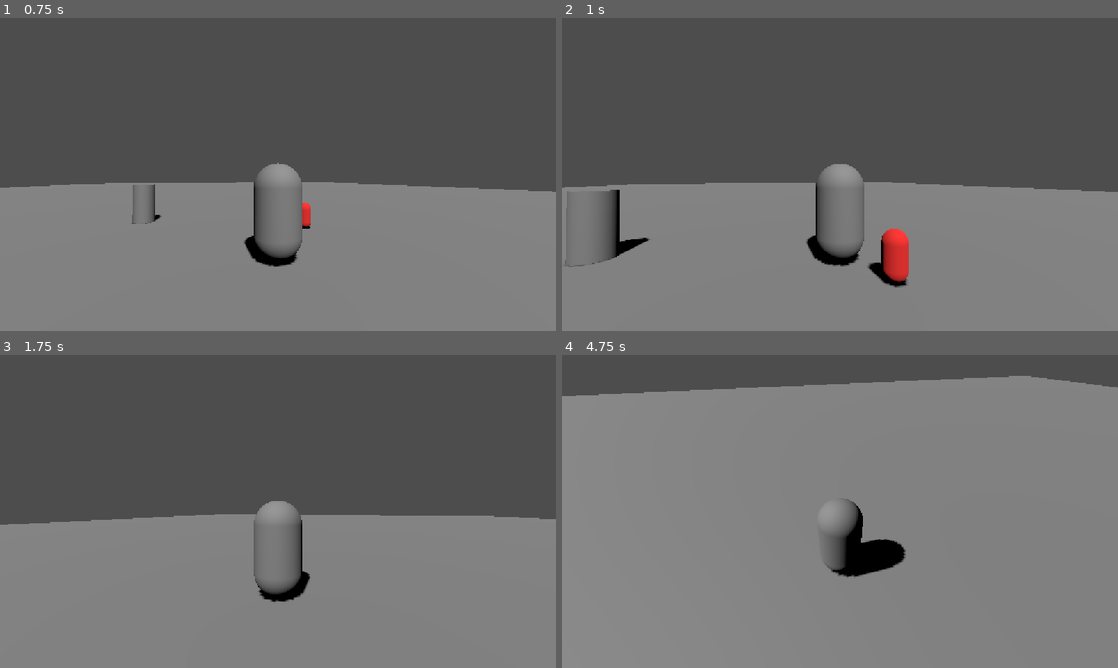
Above: before the commit, frames 1-4 (two rows, left to right).
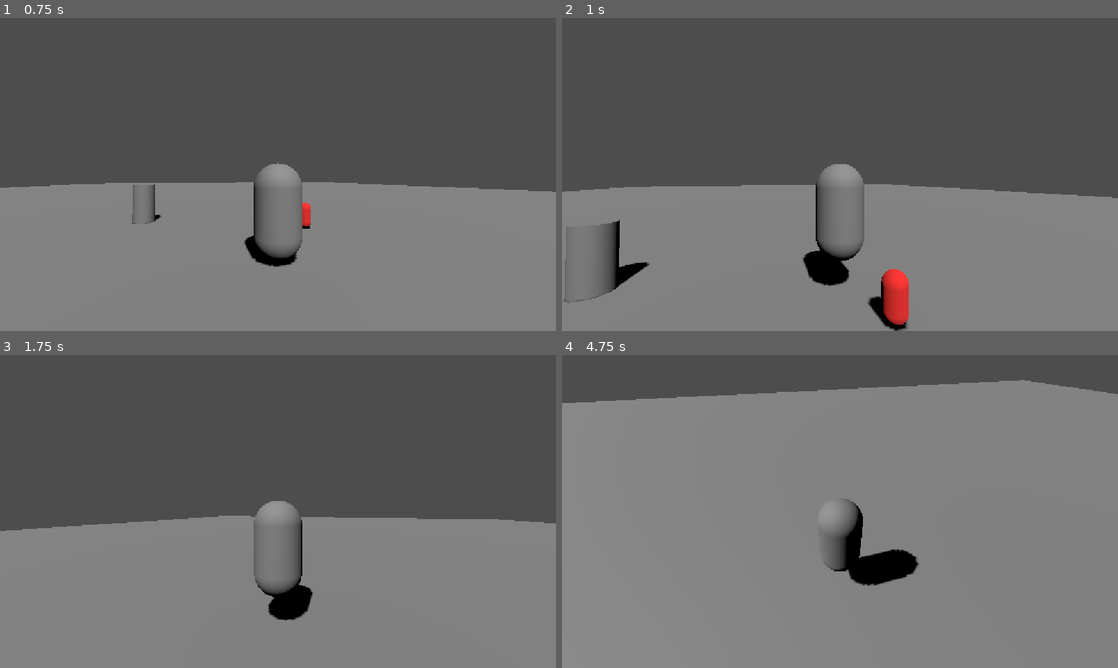
Above: after the commit, the same moments.

Repository: DropletU/CGAP
Game: Godot game, scene res://Scenes/main.tscn
Same seed, same stepped clock (60 frames per second), same inputs: the game is played once before the commit and once after it.
Inputs (mouse positions are in pixels of both pictures, inside the frame that each line leads up to):
- Up to frame 1 (0.75 s): tap Enter (ui_accept) at 0.5 s; move the mouse to (305, 174) at 0.52 s; hold W (forward) from 0.53 s (still down); hold Shift (sprint) from 0.53 s (still down); click (305, 174) at 0.67 s
- Up to frame 2 (1 s): keep holding W (forward); keep holding Shift (sprint); tap Space (jump) at 0.77 s; tap ` (test_key) at 0.8 s
- Up to frame 3 (1.75 s): keep holding W (forward); tap Space (jump) at 1.07, 1.52 s; move the mouse to (250, 511) at 1.27 s; release Shift (sprint) at 1.28 s; tap ` (test_key) at 1.35 s; click (250, 511) at 1.42 s; tap Tab (toggle_mouse_capture) at 1.55 s
- Up to frame 4 (4.75 s): tap Space (jump) at 1.82, 3.02, 3.32, 3.77, 3.8, 4.07, 4.35, 4.52 s; move the mouse to (895, 442) at 2.02 s; release W (forward) at 2.03 s; hold D (right) 2.03-2.78 s; hold Tab (toggle_mouse_capture) 2.03-2.78 s; click (895, 442) at 2.17 s; tap Mouse wheel down (wheel_down) at 2.3, 2.85 s; move the mouse to (834, 517) at 2.77 s; hold W (forward) from 2.78 s (still down); click (834, 517) at 2.92 s; tap Mouse wheel up (wheel_up) at 3.05 s; move the mouse to (878, 514) at 3.52 s; hold Mouse wheel up (wheel_up) 3.53-4.28 s; click (878, 514) at 3.67 s; move the mouse to (795, 508) at 4.27 s; click (795, 508) at 4.42 s; tap Shift (sprint) at 4.55 s

Frame 1 is identical in both runs. In frame 2, 4.5% of the frame differs, in the area x 0-100%, y 46-100%; in frame 3, 1.6%; in frame 4, 2.7%.

Commit message:
InputComponent: Delete and factor out of the input component

Diff:
--- a/Scenes/player.tscn
+++ b/Scenes/player.tscn
@@ -9,7 +9,6 @@
 [ext_resource type="Script" uid="uid://dwa6551d8sscl" path="res://Scripts/Components/health_component.gd" id="7_3smsa"]
 [ext_resource type="Script" uid="uid://bjok8qjnjb8t" path="res://Scripts/Components/hurtbox_component_3d.gd" id="8_8erm5"]
 [ext_resource type="Script" uid="uid://c703fae1us2et" path="res://Scripts/Components/movement_component.gd" id="9_f1ek2"]
-[ext_resource type="Script" uid="uid://kcl67vpe50c3" path="res://Scripts/Components/input_component.gd" id="10_tx1dd"]
 
 [sub_resource type="CapsuleMesh" id="CapsuleMesh_bhunq"]
 radius = 0.7
@@ -82,7 +81,3 @@
 [node name="MovementComponent" type="Node" parent="." unique_id=4609399]
 script = ExtResource("9_f1ek2")
 metadata/_custom_type_script = "uid://c703fae1us2et"
-
-[node name="InputComponent" type="Node" parent="." unique_id=1577486059]
-script = ExtResource("10_tx1dd")
-metadata/_custom_type_script = "uid://kcl67vpe50c3"
--- a/Scripts/Classes/States/PlayerStates/player_state.gd
+++ b/Scripts/Classes/States/PlayerStates/player_state.gd
@@ -1,7 +1,6 @@
 class_name PlayerState extends Node
 
 var player: Player
-var input: InputComponent
 var movement_component: MovementComponent
 var camera: Node3D
 
--- a/Scripts/Classes/States/PlayerStates/player_state_machine.gd
+++ b/Scripts/Classes/States/PlayerStates/player_state_machine.gd
@@ -3,11 +3,10 @@
 @export var initial_state: PlayerState
 var current_state: PlayerState
 
-func init(player: Player, input: InputComponent, movement_component: MovementComponent, camera: Node3D) -> void:
+func init(player: Player, movement_component: MovementComponent, camera: Node3D) -> void:
 	for child in get_children():
 		if child is PlayerState:
 			child.player = player
-			child.input = input
 			child.movement_component = movement_component
 			child.camera = camera
 			child.transitioned.connect(transition_to)
--- a/Scripts/Components/input_component.gd
+++ /dev/null
@@ -1,53 +0,0 @@
-class_name InputComponent extends Node
-
-enum States { GAMEPLAY, UI, DISABLED }
-@export var state: States = States.GAMEPLAY
-var inputs_allowed: Dictionary = {
-	States.GAMEPLAY: ["forward", "back", "left", "right", "jump", "sprint", "wheel_up", "wheel_down", "toggle_mouse_capture", "test_key"],
-	States.UI: [],
-	States.DISABLED: []
-}
-
-signal unhandled_input(event: InputEvent)
-
-func _ready() -> void:
-	pass
-	# TODO: Make this method set values from the database to each array in
-	# [member inputs_allowed]
-
-
-func _unhandled_input(event: InputEvent) -> void:
-	if not is_action_allowed(event.as_text()):
-		return
-	unhandled_input.emit(event)
-
-
-func is_action_active(action: StringName) -> bool:
-	if is_action_allowed(action):
-		return Input.is_action_pressed(action)
-	return false
-
-
-func is_action_just_pressed(action: StringName) -> bool:
-	if is_action_allowed(action):
-		return Input.is_action_just_pressed(action)
-	return false
-
-
-func get_vector(negative_x: StringName, positive_x: StringName, negative_y: StringName, positive_y: StringName) -> Vector2:
-	if not is_action_allowed(negative_x):
-		return Vector2.ZERO
-	if not is_action_allowed(positive_x):
-		return Vector2.ZERO
-	if not is_action_allowed(negative_y):
-		return Vector2.ZERO
-	if not is_action_allowed(positive_y):
-		return Vector2.ZERO
-	return Input.get_vector(negative_x, positive_x, negative_y, positive_y)
-
-
-func is_action_allowed(action: StringName) -> bool:
-	for input: String in inputs_allowed[state]:
-		if action.to_lower() == input.to_lower():
-			return true
-	return false
--- a/Scripts/States/PlayerStates/airborne_state.gd
+++ b/Scripts/States/PlayerStates/airborne_state.gd
@@ -12,10 +12,10 @@
 
 func physics_update(delta) -> void:
 	var speed_multi: = 1.0
-	var input_dir: Vector2 = input.get_vector("left", "right", "forward", "back")
+	var input_dir: Vector2 = Input.get_vector("left", "right", "forward", "back")
 	var direction: Vector3 = (player.transform.basis * Vector3(input_dir.x, 0, input_dir.y)).normalized()
 	direction = direction.rotated(Vector3.UP, camera.global_rotation.y)
-	if input.is_action_active("sprint"):
+	if Input.is_action_pressed("sprint"):
 		speed_multi*=2
 	movement_component.apply_horizontal_movement(player, direction, delta, speed_multi)
 
--- a/Scripts/States/PlayerStates/grounded_state.gd
+++ b/Scripts/States/PlayerStates/grounded_state.gd
@@ -1,4 +1,7 @@
 extends PlayerState
+
+var speed_multi: = 1.0
+
 
 func enter() -> void:
 	player.velocity.y = 0.0
@@ -14,12 +17,13 @@
 
 
 func physics_update(delta) -> void:
-	var speed_multi: = 1.0
-	var input_dir: Vector2 = input.get_vector("left", "right", "forward", "back")
+	var input_dir: Vector2 = Input.get_vector("left", "right", "forward", "back")
 	var direction: Vector3 = (player.transform.basis * Vector3(input_dir.x, 0, input_dir.y)).normalized()
 	direction = direction.rotated(Vector3.UP, camera.global_rotation.y)
-	if input.is_action_active("sprint"):
-		speed_multi*=2
+	if Input.is_action_pressed("sprint"):
+		speed_multi = 2
+	else:
+		speed_multi = 1
 	player.movement_component.apply_horizontal_movement(player, direction, delta, speed_multi)
 
 	if not player.is_on_floor():
--- a/Scripts/player.gd
+++ b/Scripts/player.gd
@@ -2,20 +2,17 @@
 
 @onready var state_machine: PlayerStateMachine = $PlayerStateMachine
 @onready var camera = $CameraComponent/Camera3D
-@onready var input = $InputComponent
 
 func _ready() -> void:
 	super._ready()
-	state_machine.init(self, input, movement_component, camera)
-	input.unhandled_input.connect(unhandled_input)
-
+	state_machine.init(self, movement_component, camera)
 
 	# floor_snap_length was set to 0.21
 	# In the future, you should update this into
 	# a value that is more suited for the game.
 
 
-func unhandled_input(event: InputEvent) -> void:
+func _unhandled_input(event: InputEvent) -> void:
 	state_machine.unhandled_input(event)
 
 
Not shown, removed: Scripts/Components/input_component.gd.uid
